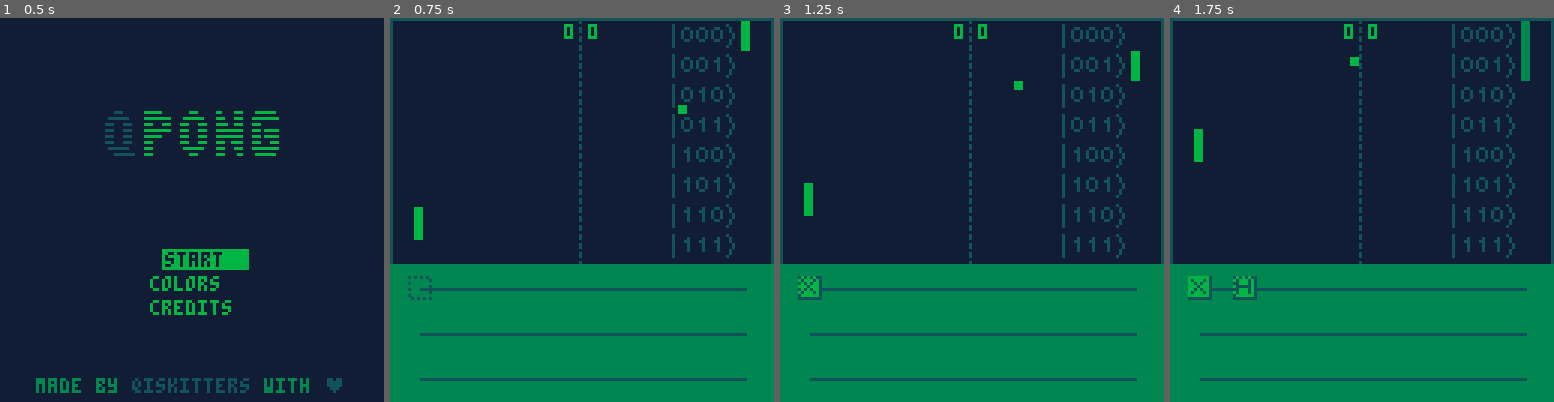
Above: before the commit, frames 1-4 (left to right).
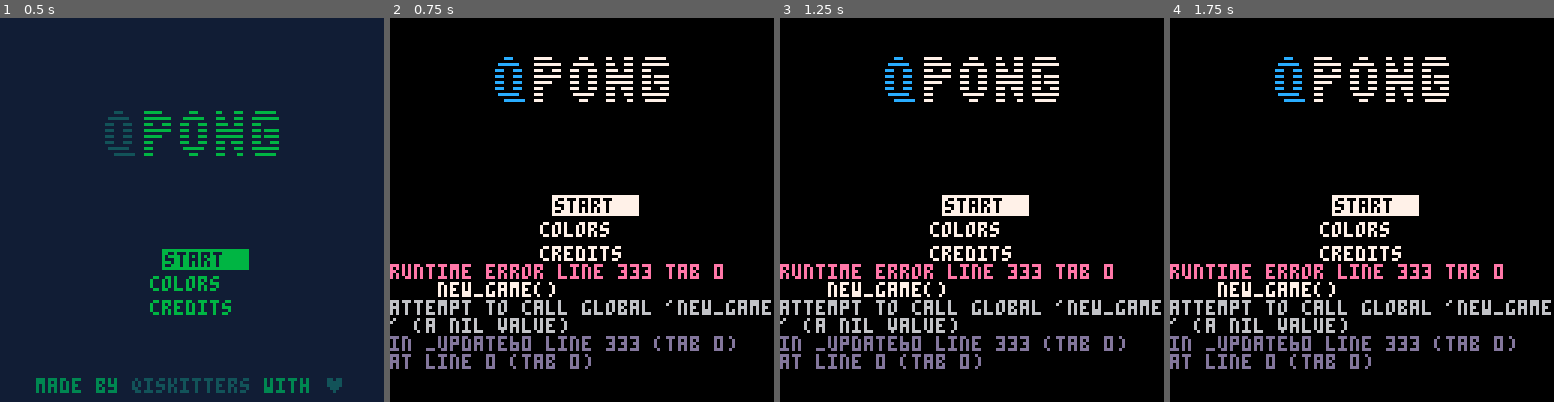
Above: after the commit, the same moments.

Repository: QPong/QPong-PICO-8
Game: PICO-8 cartridge qpong.p8
Two runs of this game, one before a commit and one after it. Both use one fixed random seed, a clock stepped at 60 frames per second and the inputs below.
Inputs:
- Up to frame 1 (0.5 s): tap X (X key) at 0.33 s
- Up to frame 2 (0.75 s): tap O (Z key) at 0.7 s
- Up to frame 3 (1.25 s): tap X (X key) at 1.07 s
- Up to frame 4 (1.75 s): hold Right from 1.6 s (still down); tap O (Z key) at 1.7 s

Frame 1 is identical in both runs. In frame 2, 100% of the frame differs, in the area x 0-100%, y 0-100%; in frame 3, 100%; in frame 4, 100%.
Error after the commit: runtime error line 333 tab 0; new_game(); attempt to call global 'new_game' (a nil value)

Commit message:
rearrange code

Diff:
--- a/qpong.p8
+++ b/qpong.p8
@@ -300,87 +300,33 @@
 scored = ""
 blink_timer = 0
 
-function gb_palette()
-  -- gameboy color palette
-
-  green_0 = 0xf1 -- darkest green
-  green_1 = 0x93 -- dark green
-  green_2 = 0x23 -- light green
-  green_3 = 0xfb -- lightest green
-
-  poke(0x5f10+0, green_0)
-  poke(0x5f10+1, green_1)
-  poke(0x5f10+2, green_2)
-  poke(0x5f10+3, green_2)
-  poke(0x5f10+4, green_0)
-  poke(0x5f10+5, green_1)
-  poke(0x5f10+6, green_2)
-  poke(0x5f10+7, green_3)
-  poke(0x5f10+8, green_1)
-  poke(0x5f10+9, green_1)
-  poke(0x5f10+10, green_3)
-  poke(0x5f10+11, green_1)
-  poke(0x5f10+12, green_1)
-  poke(0x5f10+13, green_1)
-  poke(0x5f10+14, green_2)
-  poke(0x5f10+15, green_3)
-
-end
-
-function pico8_palette()
-  -- pico-8 original palette
-
-  for i = 0, 15 do
-    poke(0x5f10+i, i)
-  end
-end
-
---menu system
---by pixelcod
-
-function lerp(startv,endv,per)
- return(startv+per*(endv-startv))
-end
-
-function update_cursor()
- if (btnp(2)) menu.sel-=1 cx=menu.x sfx(0)
- if (btnp(3)) menu.sel+=1 cx=menu.x sfx(0)
- if (btnp(4)) cx=menu.x sfx(1)
- if (btnp(5)) sfx(2)
- if (menu.sel>menu.amt) menu.sel=1
- if (menu.sel<=0) menu.sel=menu.amt
-
- cx=lerp(cx,menu.x+5,0.5)
-end
-
-function draw_options()
- for i=1, menu.amt do
-  oset=i*8
-  if i==menu.sel then
-   rectfill(cx,menu.y+oset-1,cx+4*7,menu.y+oset+5,col1)
-   print(menu.options[i],cx+1,menu.y+oset,col2)
-  else
-   print(menu.options[i],menu.x,menu.y+oset,col1)
-  end
- end
-end
-
-function init_menu()
- menu={}
- menu.x=50
- cx=menu.x
- menu.y=70
- menu.options={"start","colors",
-            "credits"}
- menu.amt=0
- for i in all(menu.options) do
-  menu.amt+=1
- end
- menu.sel=1
- sub_mode=0
- menu_timer=0
-end
-
+function _init()
+ pals={{7,0},{15,1},{6,5},
+               {10,8},{7,3},{7,2}}
+ palnum=5
+ set_scene("title")
+ init_menu()
+ -- use gameboy palette
+ gb_palette()
+end
+
+function set_scene(s)
+  if s == "title" then
+    _update60 = title_update
+    _draw = title_draw
+  elseif s == "game" then
+    _update60 = game_update
+    _draw = game_draw
+  elseif s == "game_over" then
+    _update60 = game_over_update
+    _draw = game_over_draw
+  elseif s == "credits" then
+    _update60 = credits_update
+    _draw = credits_draw
+  end
+end
+
+-- title
 function title_update()
  update_cursor()
  if sub_mode==0 then
@@ -402,189 +348,20 @@
  menu_timer+=1
 end
 
-function game_draw_logo()
+function title_draw()
+  cls()
+  draw_game_logo()
+  draw_options()
+end
+
+function draw_game_logo()
   sspr(0,32,64,16,32,30)
   print("made by qiskitters with", 4*3, 120, 6)
   print("qiskitters", 4*11, 120, 12)
   print("\135", 4*27, 120, 8)
 end
 
-function title_draw()
-  cls()
-  game_draw_logo()
-  draw_options()
-end
-
-function init_settings()
- menu.sel=1
- menu.options={"gameboy", "pico-8"}
- menu.amt=0
- for i in all(menu.options) do
-  menu.amt+=1
- end
- sub_mode=1
- menu_timer=0
-end
-
-function update_settings()
- if (btnp(5)) init_menu()
- if btnp(4) and
- menu_timer>1 then
-  if menu.options[menu.sel]=="gameboy" then
-    gb_palette()
-  elseif menu.options[menu.sel]=="pico-8" then
-    pico8_palette()
-  end
- end
-end
-
-function _init()
- pals={{7,0},{15,1},{6,5},
-               {10,8},{7,3},{7,2}}
- palnum=5
- set_scene("title")
- init_menu()
- -- use gameboy palette
- gb_palette()
-end
-
-function new_game()
-    set_scene("game")
-    player_points = 0
-    com_points = 0
-
-    --variables
-    counter=0
-    player={
-        x = 117,
-        y = 63,
-        color = 7,
-        width = 2,
-        height = 10,
-        speed = 1
-    }
-    com={
-        x = 8,
-        y = 63,
-        color = 7,
-        width = 2,
-        height = 10,
-        speed = 0
-    }
-    gate_type={
-        x = 0,
-        y = 1,
-        z = 2,
-        h = 3
-    }
-    gate_seq={
-      I=1,
-      X=2,
-      Y=3,
-      Z=4,
-      H=5
-    }
-    gates={
-        {1,1,1,1,1,1,1,1},
-        {1,1,1,1,1,1,1,1},
-        {1,1,1,1,1,1,1,1}
-    }
-    -- Relative frequency of the measurement results
-    -- Obtained from simulator
-    probs = {1, 0, 0, 0, 0, 0, 0, 0}
-  --probs={0.5, 0.5, 0, 0, 0, 0, 0, 0}
-  --meas_probs={1, 0, 0, 0, 0, 0, 0, 0}
-
-    -- How many updates left does the paddle stays measured
-    measured_timer = 0
-
-    cursor = {
-        row=0,
-        column=0,
-        x=0,
-        y=0,
-        sprite=16
-    }
-    --sound
-    if scored=="player" then
-        sfx(3)
-    elseif scored=="com" then
-        sfx(4)
-    else
-        sfx(5)
-    end
-    --court
-    court={
-        left=0,
-        right=127,
-        top=0,
-        bottom=82,
-        edge=107, --when ball collide this line, measure the circuit
-        color=5
-    }
-    --court center line
-    dash_line={
-        x=63,
-        y=0,
-        length=1.5,
-        color=5
-    }
-    --circuit composer
-    composer={
-        left=0,
-        right=127,
-        top=82,
-        bottom=127,
-        color=6
-    }
-    qubit_line={
-        x=10,
-        y=90,
-        length=108,
-        separation=15,
-        color=5
-    }
-    new_round()
-end
-
-function game_over_draw()
-  cls()
-
-  blink_timer = (blink_timer + 1) % 60
-
-  if scored == "player" then
-    --player win
-    print("you demostrated", 8, 28, 8)
-    -- quantum advantgage
-    sspr(0,80,80,16,24,40)
-    -- cat
-    sspr(16,64,16,16,2,94,32,32)
-
-    draw_qiskit_logo(100,10)
-
-    print("for the first time ",44,58,8)
-    print("in human history!",56,66,8)
-  else
-    --com win
-    print("classical computers",8,28,8)
-    print("still rule the world!",40,50,8)
-    --cat
-    sspr(0,64,16,16,2,94,32,32)
-
-    --computer
-    sspr(32,64,16,16,96,4,32,32)
-  end
-
-  --restart
-  if blink_timer < 40 then
-      print("press z/\142 to restart", 24, 80, 10)
-  end
-end
-
-function draw_qiskit_logo(x,y)
-  sspr(48,64,16,16,x,y)
-  print("qiskit", x-3, y+19, 6)
-end
+-- game
 
 function game_draw()
   cls()
@@ -680,6 +457,132 @@
   --scores
   print(player_points,66,2,player.color)
   print(com_points,58,2,com.color)
+end
+
+function game_update()
+  if btnp(2) and cursor.row > 0 then
+      cursor.row -= 1
+  end
+  if btnp(3) and cursor.row < 2 then
+      cursor.row += 1
+  end
+  if btnp(0) and cursor.column > 0 then
+      cursor.column -= 1
+  end
+  if btnp(1) and cursor.column < 7  then
+      cursor.column += 1
+  end
+  if btnp(5) then
+    cur_gate = gates[cursor.row+1][cursor.column+1]
+    if cur_gate==2 then
+      gates[cursor.row+1][cursor.column+1]=1
+    else
+      gates[cursor.row+1][cursor.column+1]=2
+    end
+    sim_cir()
+  end
+  if btnp(4) then
+    cur_gate = gates[cursor.row+1][cursor.column+1]
+    if cur_gate==5 then
+      gates[cursor.row+1][cursor.column+1]=1
+    else
+      gates[cursor.row+1][cursor.column+1]=5
+    end
+    sim_cir()
+  end
+
+  --computer controls
+  com.y += com.speed
+  com.y = max(com.y, 1)
+  com.y = min(com.y, 70)
+
+  local mid_com = com.y + (com.height/2)
+  local r = rnd()
+  if ball.y - mid_com > 0 then
+      if r < .5 then
+          com.speed = min(com.speed + .05, .6)
+      elseif r > .75 then
+          com.speed = max(com.speed - .05, -.6)
+      end
+  else
+      if r < .5 then
+          com.speed = max(com.speed - .05, -.6)
+      elseif r > .75 then
+          com.speed = min(com.speed + .05, .6)
+      end
+  end
+
+  --score
+  win_score = 1
+  if ball.x > court.right then
+      com_points += 1
+      scored = "com"
+      if com_points < win_score then
+          new_round()
+      else
+          set_scene("game_over")
+      end
+  end
+  if ball.x < court.left then
+      player_points += 1
+      scored = "player"
+      if player_points < win_score then
+          new_round()
+      else
+          set_scene("game_over")
+      end
+  end
+  --collide with court
+  if ball.y + ball.width >= court.bottom - 1
+  or ball.y <= court.top+1 then
+      ball.dy = -ball.dy
+      sfx(2)
+  end
+
+  --collide with com
+  if ball.dx < 0
+      and ball.x <= com.x+com.width
+      and ball.x >com.x
+      and ((ball.y+ball.width<=com.y+com.height and ball.y+ball.width>=com.y)or(ball.y<=com.y+com.height and ball.y>=com.y))
+  then
+      ball.dy -= ball.speedup*2
+      --flip ball DX and add speed
+      ball.dx = -(ball.dx - ball.speedup)
+      sfx(1)
+  end
+  --TODO: when ball collide on edge--> measure
+  --UNTEST
+  if ball.x > court.edge and counter==0 then
+      counter=30
+      meas_prob()
+      for i=1,8 do
+          if probs[i] == 1 then
+              beg = 10 * (i - 1)
+              player.y = beg
+          end
+      end
+  elseif ball.x < court.edge and counter > 0 then
+    counter-=1
+    if counter==0 then
+      sim_cir()
+    end
+  end
+  ------------------------
+
+  --collide with player
+  if ball.dx > 0
+      and ball.x <= player.x+player.width
+      and ball.x> player.x
+      and ((ball.y+ball.width<=player.y+player.height and ball.y+ball.width>=player.y)or(ball.y<=player.y+player.height and ball.y>=player.y))
+  then
+      ball.dy -= ball.speedup*2
+      --flip ball DX and add speed
+      ball.dx = -(ball.dx - ball.speedup)
+      sfx(1)
+  end
+  --ball movement
+  ball.x += ball.dx
+  ball.y += ball.dy
 end
 
 function new_round()
@@ -708,196 +611,47 @@
   end
 end
 
-function sim_cir()
-    qc = QuantumCircuit()
-    qc.set_registers(3,3)
-    for slots = 1,8 do
-      for wires = 1,3 do
-       if (gates[wires][slots] == 2) then
-          qc.x(wires-1)
-
-        elseif (gates[wires][slots] == 3) then
-          qc.y(wires-1)
-
-        elseif (gates[wires][slots] == 4) then
-          qc.z(wires-1)
-
-        elseif (gates[wires][slots] == 5) then
-          qc.h(wires-1)
-        end
-      end
-    end
-
-    qc.measure(0,0)
-    qc.measure(1,1)
-    qc.measure(2,2)
-
-    result = simulate(qc,'expected_counts',1)
-
-    for key, value in pairs(result) do
-      print(key,value)
-      idx = tonum('0b'..key) + 1
-      probs[idx]=value
-    end
-end
-
-function meas_prob()
-    idx = -1
-    math.randomseed(os.time())
-    r=math.random()
-    --r =0.2
-    --print(r)
-    num =0
-    for i = 1,8 do
-
-        if (r > probs[i]) then
-            num=r-probs[i]
-            r=num
-
-        elseif (r<=probs[i]) then
-            idx = i
-            break
-        end
-    end
-    for i = 1,8 do
-        if i==idx then
-            probs[i]=1
-        else
-            probs[i]=0
-        end
-    end
-    return idx
-end
-
-function game_update()
-  if btnp(2) and cursor.row > 0 then
-      cursor.row -= 1
-  end
-  if btnp(3) and cursor.row < 2 then
-      cursor.row += 1
-  end
-  if btnp(0) and cursor.column > 0 then
-      cursor.column -= 1
-  end
-  if btnp(1) and cursor.column < 7  then
-      cursor.column += 1
-  end
-  if btnp(5) then
-    cur_gate = gates[cursor.row+1][cursor.column+1]
-    if cur_gate==2 then
-      gates[cursor.row+1][cursor.column+1]=1
-    else
-      gates[cursor.row+1][cursor.column+1]=2
-    end
-    sim_cir()
-  end
-  if btnp(4) then
-    cur_gate = gates[cursor.row+1][cursor.column+1]
-    if cur_gate==5 then
-      gates[cursor.row+1][cursor.column+1]=1
-    else
-      gates[cursor.row+1][cursor.column+1]=5
-    end
-    sim_cir()
-  end
-
-  --computer controls
-  com.y += com.speed
-  com.y = max(com.y, 1)
-  com.y = min(com.y, 70)
-
-  local mid_com = com.y + (com.height/2)
-  local r = rnd()
-  if ball.y - mid_com > 0 then
-      if r < .5 then
-          com.speed = min(com.speed + .05, .6)
-      elseif r > .75 then
-          com.speed = max(com.speed - .05, -.6)
-      end
-  else
-      if r < .5 then
-          com.speed = max(com.speed - .05, -.6)
-      elseif r > .75 then
-          com.speed = min(com.speed + .05, .6)
-      end
-  end
-
-  --score
-  win_score = 1
-  if ball.x > court.right then
-      com_points += 1
-      scored = "com"
-      if com_points < win_score then
-          new_round()
-      else
-          set_scene("game_over")
-      end
-  end
-  if ball.x < court.left then
-      player_points += 1
-      scored = "player"
-      if player_points < win_score then
-          new_round()
-      else
-          set_scene("game_over")
-      end
-  end
-  --collide with court
-  if ball.y + ball.width >= court.bottom - 1
-  or ball.y <= court.top+1 then
-      ball.dy = -ball.dy
-      sfx(2)
-  end
-
-  --collide with com
-  if ball.dx < 0
-      and ball.x <= com.x+com.width
-      and ball.x >com.x
-      and ((ball.y+ball.width<=com.y+com.height and ball.y+ball.width>=com.y)or(ball.y<=com.y+com.height and ball.y>=com.y))
-  then
-      ball.dy -= ball.speedup*2
-      --flip ball DX and add speed
-      ball.dx = -(ball.dx - ball.speedup)
-      sfx(1)
-  end
-  --TODO: when ball collide on edge--> measure
-  --UNTEST
-  if ball.x > court.edge and counter==0 then
-      counter=30
-      meas_prob()
-      for i=1,8 do
-          if probs[i] == 1 then
-              beg = 10 * (i - 1)
-              player.y = beg
-          end
-      end
-  elseif ball.x < court.edge and counter > 0 then
-    counter-=1
-    if counter==0 then
-      sim_cir()
-    end
-  end
-  ------------------------
-
-  --collide with player
-  if ball.dx > 0
-      and ball.x <= player.x+player.width
-      and ball.x> player.x
-      and ((ball.y+ball.width<=player.y+player.height and ball.y+ball.width>=player.y)or(ball.y<=player.y+player.height and ball.y>=player.y))
-  then
-      ball.dy -= ball.speedup*2
-      --flip ball DX and add speed
-      ball.dx = -(ball.dx - ball.speedup)
-      sfx(1)
-  end
-  --ball movement
-  ball.x += ball.dx
-  ball.y += ball.dy
-end
+-- game over
 
 function game_over_update()
   if btnp(4) then new_game() end
 end
+
+function game_over_draw()
+  cls()
+
+  blink_timer = (blink_timer + 1) % 60
+
+  if scored == "player" then
+    --player win
+    print("you demostrated", 8, 28, 8)
+    -- quantum advantgage
+    sspr(0,80,80,16,24,40)
+    -- cat
+    sspr(16,64,16,16,2,94,32,32)
+
+    draw_qiskit_logo(100,10)
+
+    print("for the first time ",44,58,8)
+    print("in human history!",56,66,8)
+  else
+    --com win
+    print("classical computers",8,28,8)
+    print("still rule the world!",40,50,8)
+    --cat
+    sspr(0,64,16,16,2,94,32,32)
+
+    --computer
+    sspr(32,64,16,16,96,4,32,32)
+  end
+
+  --restart
+  if blink_timer < 40 then
+      print("press z/\142 to restart", 24, 80, 10)
+  end
+end
+
+-- credits
 
 function credits_update()
   if btnp(4) then set_scene("title") end
@@ -921,21 +675,208 @@
   draw_qiskit_logo(90,50)
 end
 
-function set_scene(s)
-  if s == "title" then
-    _update60 = title_update
-    _draw = title_draw
-  elseif s == "game" then
-    _update60 = game_update
-    _draw = game_draw
-  elseif s == "game_over" then
-    _update60 = game_over_update
-    _draw = game_over_draw
-  elseif s == "credits" then
-    _update60 = credits_update
-    _draw = credits_draw
-  end
-end
+function draw_qiskit_logo(x,y)
+  sspr(48,64,16,16,x,y)
+  print("qiskit", x-3, y+19, 6)
+end
+
+-- qiskit
+
+function sim_cir()
+    qc = QuantumCircuit()
+    qc.set_registers(3,3)
+    for slots = 1,8 do
+      for wires = 1,3 do
+       if (gates[wires][slots] == 2) then
+          qc.x(wires-1)
+
+        elseif (gates[wires][slots] == 3) then
+          qc.y(wires-1)
+
+        elseif (gates[wires][slots] == 4) then
+          qc.z(wires-1)
+
+        elseif (gates[wires][slots] == 5) then
+          qc.h(wires-1)
+        end
+      end
+    end
+
+    qc.measure(0,0)
+    qc.measure(1,1)
+    qc.measure(2,2)
+
+    result = simulate(qc,'expected_counts',1)
+
+    for key, value in pairs(result) do
+      print(key,value)
+      idx = tonum('0b'..key) + 1
+      probs[idx]=value
+    end
+end
+
+function meas_prob()
+    idx = -1
+    math.randomseed(os.time())
+    r=math.random()
+    --r =0.2
+    --print(r)
+    num =0
+    for i = 1,8 do
+
+        if (r > probs[i]) then
+            num=r-probs[i]
+            r=num
+
+        elseif (r<=probs[i]) then
+            idx = i
+            break
+        end
+    end
+    for i = 1,8 do
+        if i==idx then
+            probs[i]=1
+        else
+            probs[i]=0
+        end
+    end
+    return idx
+end
+
+-- menu
+
+function lerp(startv,endv,per)
+ return(startv+per*(endv-startv))
+end
+
+function update_cursor()
+ if (btnp(2)) menu.sel-=1 cx=menu.x sfx(0)
+ if (btnp(3)) menu.sel+=1 cx=menu.x sfx(0)
+ if (btnp(4)) cx=menu.x sfx(1)
+ if (btnp(5)) sfx(2)
+ if (menu.sel>menu.amt) menu.sel=1
+ if (menu.sel<=0) menu.sel=menu.amt
+
+ cx=lerp(cx,menu.x+5,0.5)
+end
+
+function draw_options()
+ for i=1, menu.amt do
+  oset=i*8
+  if i==menu.sel then
+   rectfill(cx,menu.y+oset-1,cx+4*7,menu.y+oset+5,col1)
+   print(menu.options[i],cx+1,menu.y+oset,col2)
+  else
+   print(menu.options[i],menu.x,menu.y+oset,col1)
+  end
+ end
+end
+
+function init_menu()
+ menu={}
+ menu.x=50
+ cx=menu.x
+ menu.y=70
+ menu.options={"start","colors",
+            "credits"}
+ menu.amt=0
+ for i in all(menu.options) do
+  menu.amt+=1
+ end
+ menu.sel=1
+ sub_mode=0
+ menu_timer=0
+end
+
+function init_settings()
+ menu.sel=1
+ menu.options={"gameboy", "pico-8"}
+ menu.amt=0
+ for i in all(menu.options) do
+  menu.amt+=1
+ end
+ sub_mode=1
+ menu_timer=0
+end
+
+function update_settings()
+ if (btnp(5)) init_menu()
+ if btnp(4) and
+ menu_timer>1 then
+  if menu.options[menu.sel]=="gameboy" then
+    gb_palette()
+  elseif menu.options[menu.sel]=="pico-8" then
+    pico8_palette()
+  end
+ end
+end
+
+-- color palette
+
+function gb_palette()
+  -- gameboy color palette
+
+  green_0 = 0xf1 -- darkest green
+  green_1 = 0x93 -- dark green
+  green_2 = 0x23 -- light green
+  green_3 = 0xfb -- lightest green
+
+  poke(0x5f10+0, green_0)
+  poke(0x5f10+1, green_1)
+  poke(0x5f10+2, green_2)
+  poke(0x5f10+3, green_2)
+  poke(0x5f10+4, green_0)
+  poke(0x5f10+5, green_1)
+  poke(0x5f10+6, green_2)
+  poke(0x5f10+7, green_3)
+  poke(0x5f10+8, green_1)
+  poke(0x5f10+9, green_1)
+  poke(0x5f10+10, green_3)
+  poke(0x5f10+11, green_1)
+  poke(0x5f10+12, green_1)
+  poke(0x5f10+13, green_1)
+  poke(0x5f10+14, green_2)
+  poke(0x5f10+15, green_3)
+
+end
+
+function pico8_palette()
+  -- pico-8 original palette
+
+  for i = 0, 15 do
+    poke(0x5f10+i, i)
+  end
+end
+…(30 lines of a section not shown)…
 
 __gfx__
 77777771777777717777777177777771000000000000000010000000010000000000000000000000000000000000000000000000000000000000000000000000
